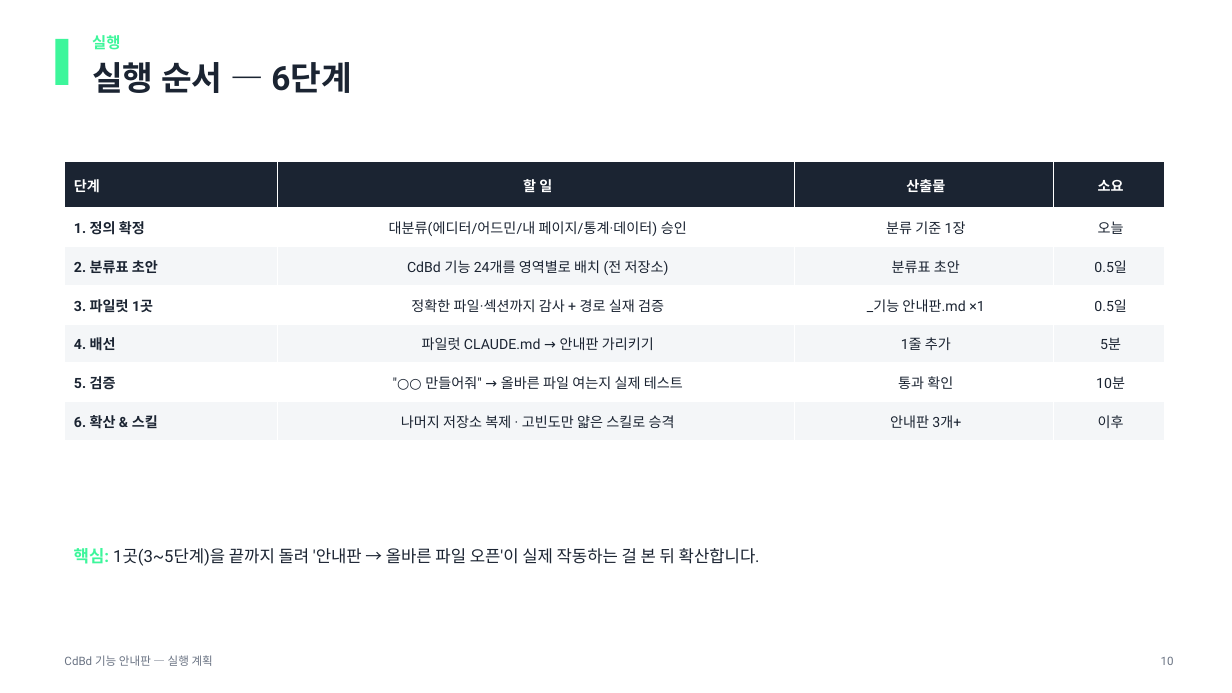
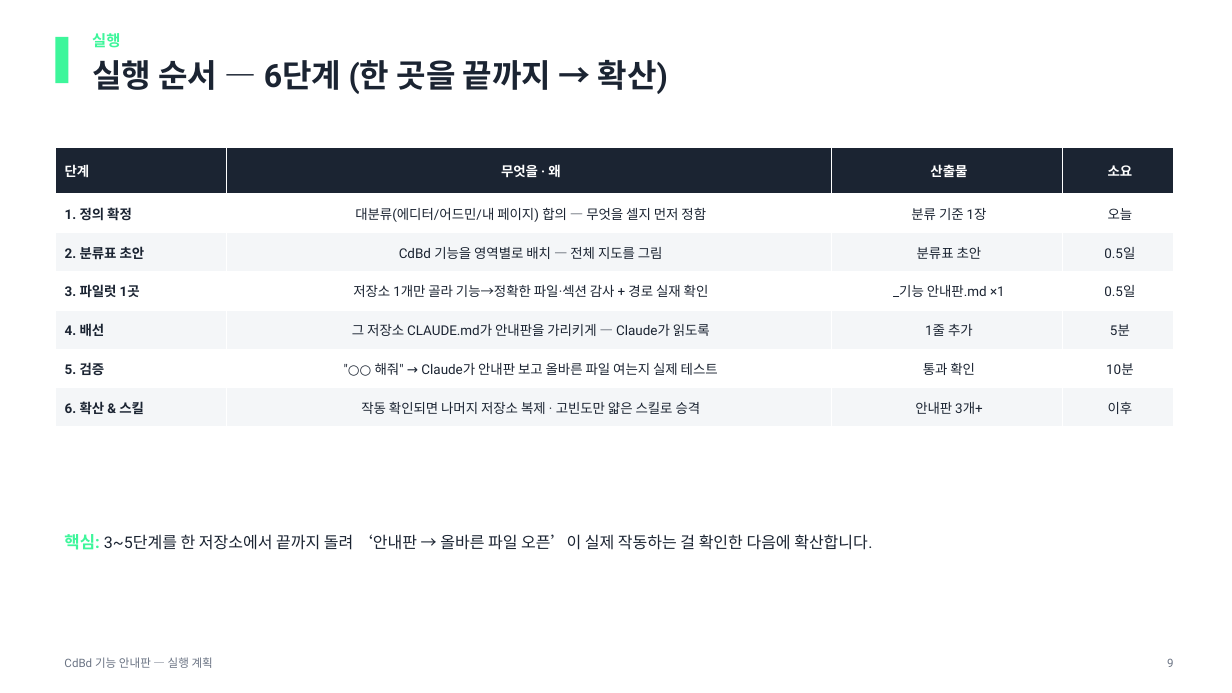
Before and after one commit to CdBd-in/design, a slide deck: slide 9 of _기능 안내판 실행 계획.pptx (slide 10 before the commit). Drawn at 1232x693 pixels with LibreOffice and Linux fonts; fonts in the diff are those of the drawing. Boxes give left, top, right and bottom in pixels: in the first picture for what was removed or moved away, otherwise in the second. Text is boxed around its words. In the diff, an @@ line names an element or a change of style, - is before the commit and + after.

```diff
--- a/_기능 안내판 실행 계획.pptx
+++ b/_기능 안내판 실행 계획.pptx
@@ rectangle: place and size @@
-rectangle at (0, 0, 1232, 125)
+rectangle at (0, 0, 1232, 120)
@@ text at (92, 60, 668, 94): text changed; size 26 to 25 pt @@
-실행 순서 — 6단계
+실행 순서 — 6단계 (한 곳을 끝까지 → 확산)
@@ table at (55, 148, 1174, 427) @@
-row 1, column 2: 할 일
+row 1, column 2: 무엇을 · 왜
-row 2, column 2: 대분류(에디터/어드민/내 페이지/통계·데이터) 승인
+row 2, column 2: 대분류(에디터/어드민/내 페이지) 합의 — 무엇을 셀지 먼저 정함
-row 3, column 2: CdBd 기능 24개를 영역별로 배치 (전 저장소)
+row 3, column 2: CdBd 기능을 영역별로 배치 — 전체 지도를 그림
-row 4, column 2: 정확한 파일·섹션까지 감사 + 경로 실재 검증
+row 4, column 2: 저장소 1개만 골라 기능→정확한 파일·섹션 감사 + 경로 실재 확인
-row 5, column 2: 파일럿 CLAUDE.md → 안내판 가리키기
+row 5, column 2: 그 저장소 CLAUDE.md가 안내판을 가리키게 — Claude가 읽도록
@@ row 6, column 2: ""○○ 만들어줘" → 올바른 파일 여는지 실제 테스트" to ""○○ 해줘" → Claude가 안내판 보고 올바른 파일 여는지 실제 테스트" @@
-row 7, column 2: 나머지 저장소 복제 · 고빈도만 얇은 스킬로 승격
+row 7, column 2: 작동 확인되면 나머지 저장소 복제 · 고빈도만 얇은 스킬로 승격
@@ size 11 to 10.5 pt in "단계", "산출물", "소요", "1. 정의 확정" and 17 more places @@
@@ table: place and size @@
-table at (65, 162, 1165, 441)
+table at (55, 148, 1174, 427)
@@ text at (64, 534, 872, 550): text changed; size 13 to 12.5 pt @@
-핵심: 1곳(3~5단계)을 끝까지 돌려 '안내판 → 올바른 파일 오픈'이 실제 작동하는 걸 본 뒤 확산합니다.
+핵심: 3~5단계를 한 저장소에서 끝까지 돌려 ‘안내판 → 올바른 파일 오픈’이 실제 작동하는 걸 확인한 다음에 확산합니다.
@@ text removed at (1161, 656, 1174, 665) @@
-10
@@ text added at (1167, 658, 1174, 667), 9 pt, text #6B7484 @@
+9
```
Also in this commit, not shown: 8 other slides changed, 2 slides added, 3 slides removed, 1 other file.
